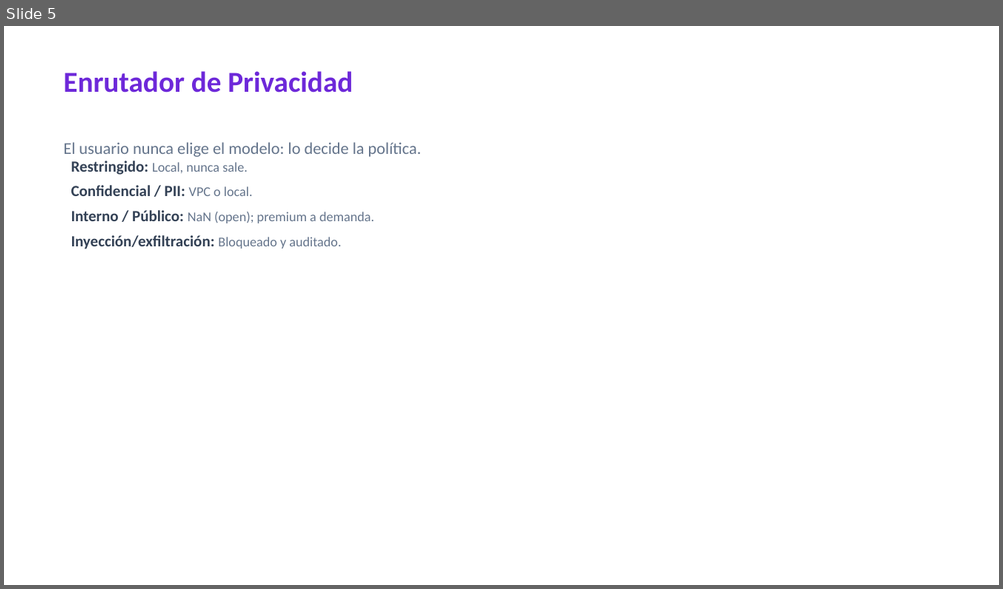
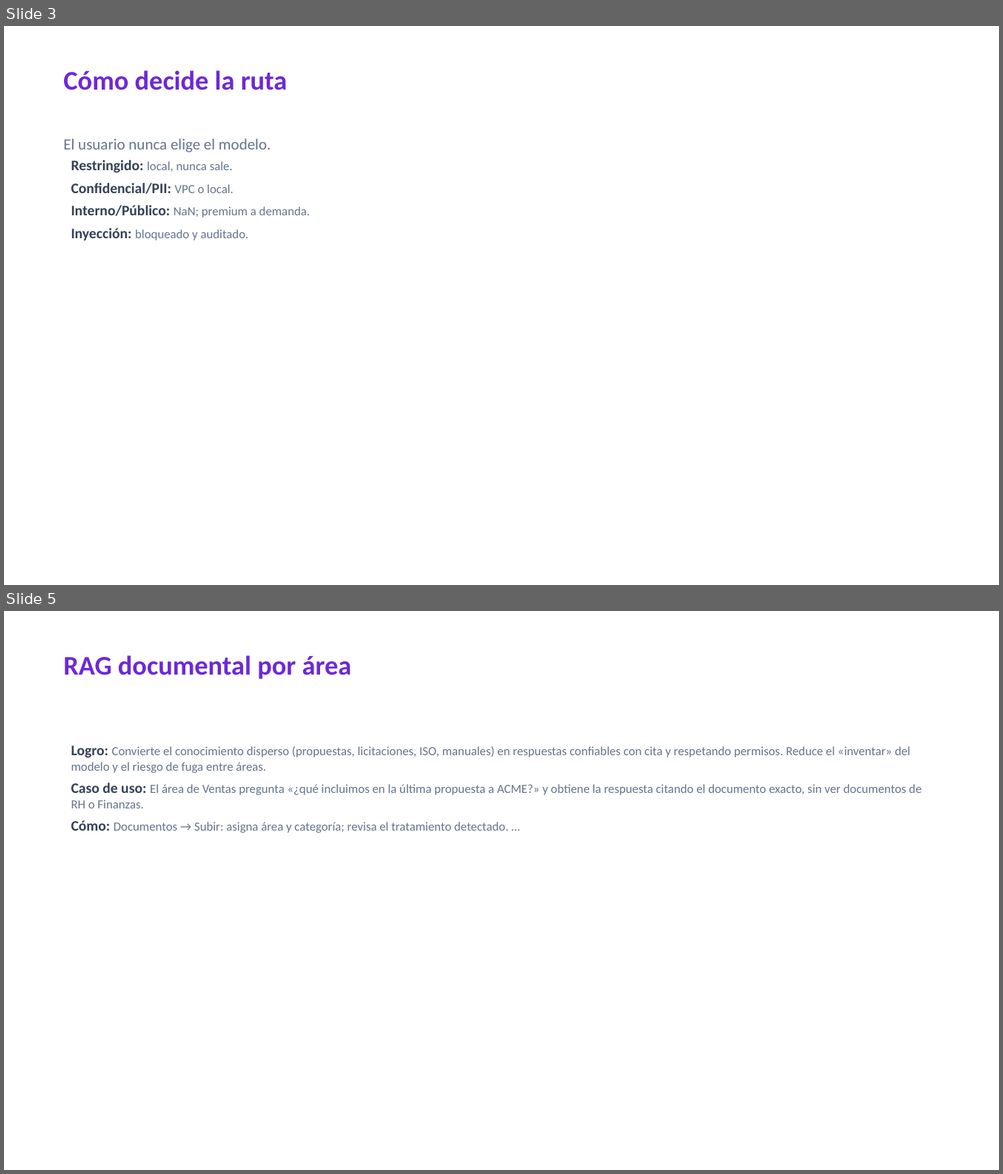
Before and after one commit to angeljba1480-AB/S4Bdashboard, a slide deck: docs/generados/MaestroAI-Presentacion.pptx. Shown one above the other, each under a label of ours: slide 5 before the commit, slides 3 and 5 after it; the slides between them are not shown. The pictures are 1003x589 and 1003x1174 pixels, drawn with LibreOffice and Linux fonts; fonts in the diff are those of the drawing. Boxes give left, top, right and bottom in pixels: in the first picture for what was removed or moved away, otherwise in the second. Text is boxed around its words. In the diff, an @@ line names an element or a change of style, - is before the commit and + after.

```diff
--- a/docs/generados/MaestroAI-Presentacion.pptx
+++ b/docs/generados/MaestroAI-Presentacion.pptx
@@ slide 5 added at (x1=4, y1=611, x2=999, y2=1170), background #FFFFFF @@
@@ text added at (x1=63, y1=655, x2=352, y2=679), 26 pt, text #6D28D9, bold @@
+RAG documental por área
@@ text added at (x1=71, y1=746, x2=921, y2=833), 12 pt, text #64748B @@
+Logro: Convierte el conocimiento disperso (propuestas, licitaciones, ISO, manuales) en respuestas confiables con cita y respetando permisos. Reduce el «inventar» del modelo y el riesgo de fuga entre áreas.
+Caso de uso: El área de Ventas pregunta «¿qué incluimos en la última propuesta a ACME?» y obtiene la respuesta citando el documento exacto, sin ver documentos de RH o Finanzas.
+Cómo: Documentos → Subir: asigna área y categoría; revisa el tratamiento detectado. …
@@ what was slide 5 is now slide 3 @@
@@ slide 3 changed as well @@
@@ text at (x1=63, y1=70, x2=287, y2=90): text changed; size 28 to 26 pt @@
-Enrutador de Privacidad
+Cómo decide la ruta
@@ text at (x1=63, y1=138, x2=270, y2=153): text changed; size 16 to 15 pt @@
-El usuario nunca elige el modelo: lo decide la política.
+El usuario nunca elige el modelo.
@@ text at (x1=71, y1=160, x2=310, y2=241): text changed; size 13 to 12 pt @@
-Restringido: Local, nunca sale.
-Confidencial / PII: VPC o local.
-Interno / Público: NaN (open); premium a demanda.
-Inyección/exfiltración: Bloqueado y auditado.
+Restringido: local, nunca sale.
+Confidencial/PII: VPC o local.
+Interno/Público: NaN; premium a demanda.
+Inyección: bloqueado y auditado.
```
Also in this commit, not shown: 8 other slides changed, 12 other slides added, 6 slides removed, 2 other files.
